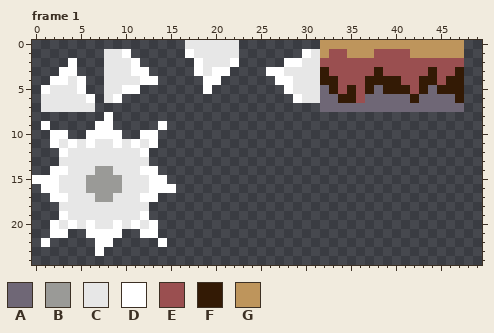
File history of a pixel-art file, Construction/Tiles_01.aseprite. That is the earlier state.
64x64 pixels, 6 frames. Shown: frame 1: x 0..49, y 0..24.
Palette (. is transparent): A #6f6776  B #9a9a97  C #e7e7e7  D #ffffff  E #9a4f50  F #331a05  G #be955c
Pixels before, frame 1, first column x 0:
 0 .................CCCCCC.........GGGGGGGGGGGGGGGG
 1 ........CCD......DCCCCC.......DCGEEGGGEEEEGGGGGG
 2 ....D...CCCD......DCCCD.....DDCCEEEEEEEEEEEEEEEE
 3 ...DD...CCCDD.....DCDD....DDCCCCFEEEEEFEEEEEFEEF
 4 ..DDCD..CCCCDD.....DD......DDCCCFFEEEFFFFEEFFEFF
 5 .DCCCD..CCDD.......D........DCCCAFEFEFAFFFEFAFFF
 6 .CCCCCD.CD...................DCCAAFFEAAAAAFAAAAF
 7 .CCCCCC.........................AAAAAAAAAAAAAAAA
 8 ........D.......................................
 9 .D.....DD.....D.................................
10 ..DD..DDDD..DD..................................
11 ..DCDCDCCDCDCD..................................
12 ...DCCCCCCCCD...................................
13 ...CCCCCCCCCC...................................
14 ..DDCCCBBCCCDD..................................
15 DDDCCCBBBBCCCDD.................................
16 .DDCCCBBBBCCCDDD................................
17 ..DDCCCBBCCCDD..................................
18 ...CCCCCCCCCC...................................
19 ...DCCCCCCCCD...................................
20 ..DCDCDCCDCDCD..................................
21 ..DD..DDDD..DD..................................
22 .D.....DD.....D.................................
23 .......D........................................
The same view after the edit:
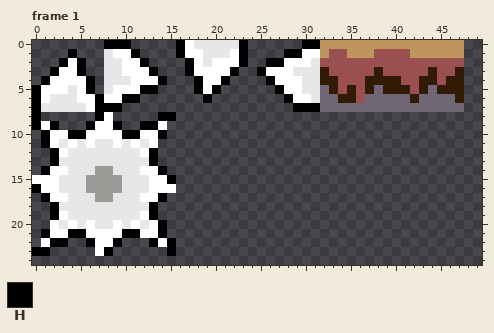
Colours new in this view: H #000000
Difference:
Changed rows in their new state; - is an unchanged pixel.
Frame 1, layer "Layer 1":
first column x 0:
 0 --------HHH-----HD-----H------HH
 1 ----H----D-H----H-D---DH----HH-D
 2 ---H-H----D-H----H--DD-H--HH--D-
 3 --H--H----D--H---H-D--H--H--D---
 4 -H--D-H----D--H---H--H----H--D--
 5 H-DD--H--D--HH----H-H------H-D--
 6 HD---D-HD-HH-------H--------H-D-
 7 H-----DHHH-------------------HHH
 8 H------H------HH----------------
 9 H-H---H--H--HH------------------
10 -H--HH----HH--H-----------------
11 -H------------------------------
12 --H----------H------------------
13 --H----------H------------------
14 -H------------H-----------------
15 ---------------H----------------
16 H-------------------------------
17 -H------------H-----------------
18 --H----------H------------------
19 --H----------H------------------
20 --------------H-----------------
21 -H--HH----HH--H-----------------
22 --HH--H--H---H-H----------------
23 HH------H------H----------------
